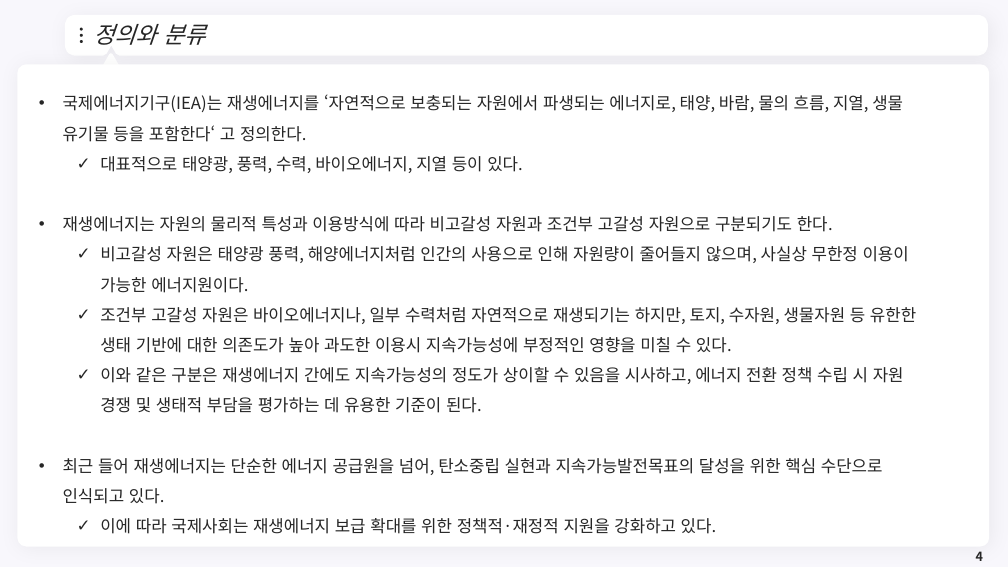
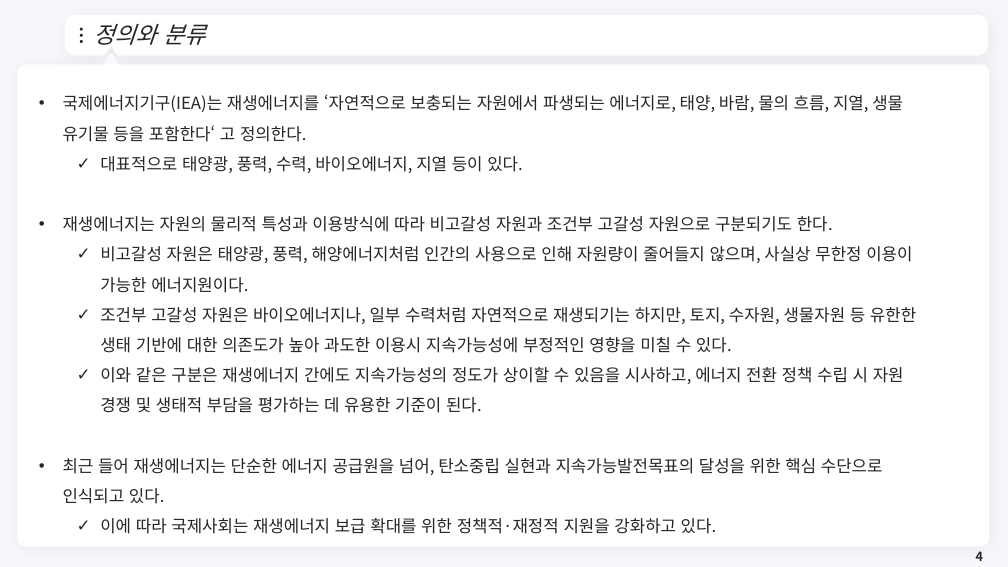
Before and after one commit to meandthey/Teaching, a slide deck: slide 4 of 에너지경제학/자원에너지경제학_Chapter_7 (재생에너지).pptx. Drawn at 1008x567 pixels with LibreOffice and Linux fonts; fonts in the diff are those of the drawing; background and template pictures are left out. Boxes give left, top, right and bottom in pixels: in the first picture for what was removed or moved away, otherwise in the second. Text is boxed around its words. In the diff, an @@ line names an element or a change of style, - is before the commit and + after.

```diff
--- a/에너지경제학/자원에너지경제학_Chapter_7 (재생에너지).pptx
+++ b/에너지경제학/자원에너지경제학_Chapter_7 (재생에너지).pptx
@@ text at box(100, 246, 912, 293): text changed @@
-  ✓ 비고갈성 자원은 태양광 풍력, 해양에너지처럼 인간의 사용으로 인해 자원량이 줄어들지 않으며, 사실상 무한정 이용이 가능한 에너지원이다.
+  ✓ 비고갈성 자원은 태양광, 풍력, 해양에너지처럼 인간의 사용으로 인해 자원량이 줄어들지 않으며, 사실상 무한정 이용이 가능한 에너지원이다.
```
Also in this commit, not shown: 2 other slides changed, 2 slides added, 2 other files.
